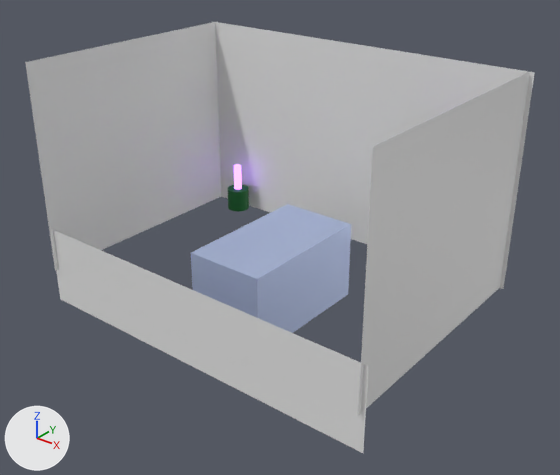
The glTF model assets/map/room_1.glb: old version first, new version second.
One viewpoint serves both versions: a camera (50 mm lens) standing at (5.26, -7.96, 4.54) and looking at (0.18, -1.61, 0.6). Arrows for +X, +Y and +Z are at lower left; the lights stay in place. The picture after the commit comes second. Objects named as collision shapes, trigger or cutter boxes, shadow casters or lower levels of detail are left out. Where no turn or scale is listed for an object, it has been applied to the vertices.

Names of what the first picture shows: 'Cube.001', 'back wall', 'front', 'left', 'mushroom', 'right' and 1 more.
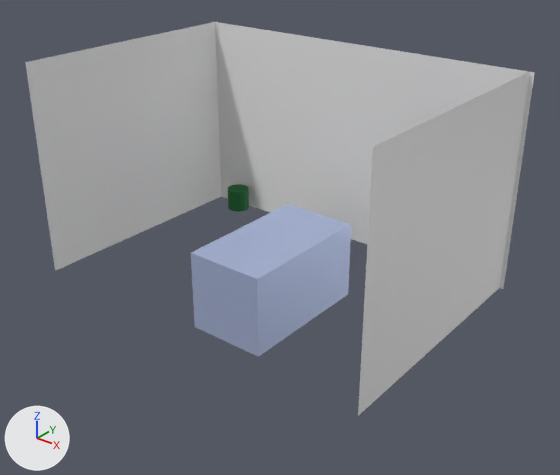
Pixel boxes (x1, y1, x2, y2) of what changed, in the pictures (560 x 475 px):
'front', deleted
    before: (53, 230, 369, 453)
'mushroom', deleted
    before: (234, 164, 242, 190)

Diff of the bpy script that builds the scene:
```diff
--- a/assets/map/room_1.glb.py
+++ b/assets/map/room_1.glb.py
@@ ob_mushroom @@
-ob_mushroom = bpy.data.objects.new('mushroom', me_cylinder_001)
-ob_mushroom.location = (-1.7, -0.23, 0.41)
@@ ob_front @@
-ob_front = bpy.data.objects.new('front', me_plane_005)
-ob_front.location = (0.0, -3.0, 0.0)
```
